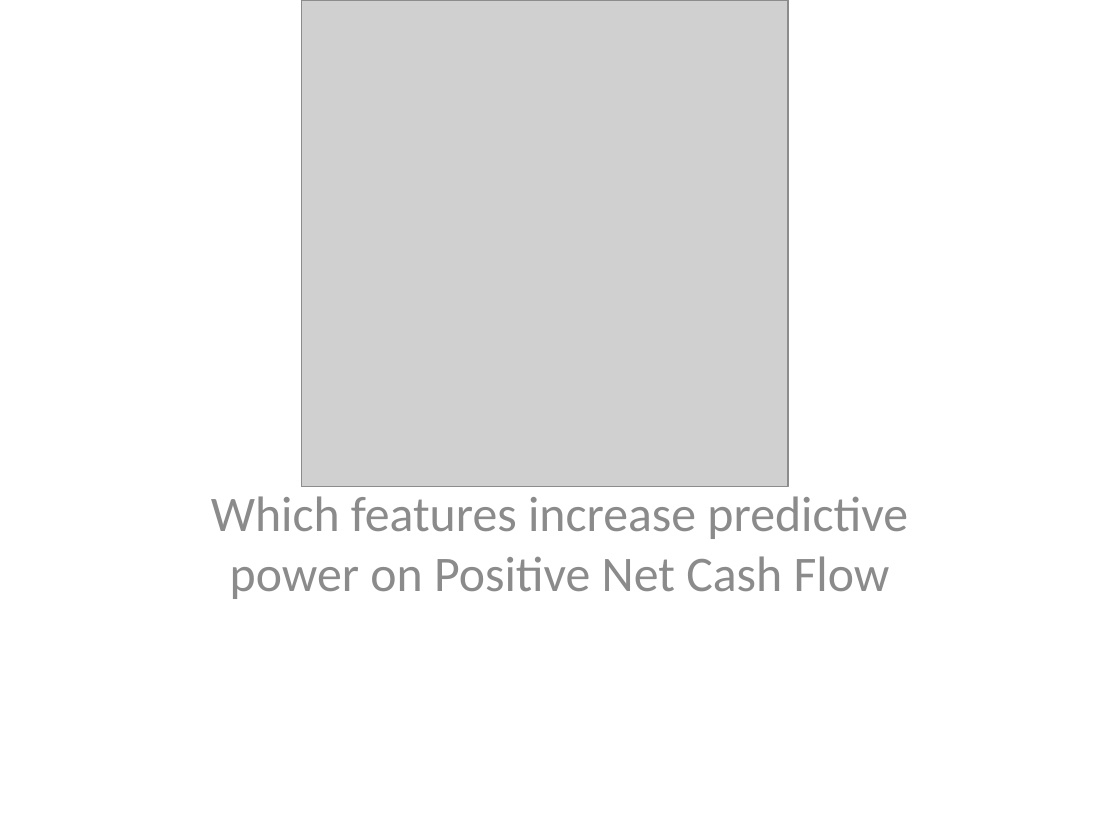
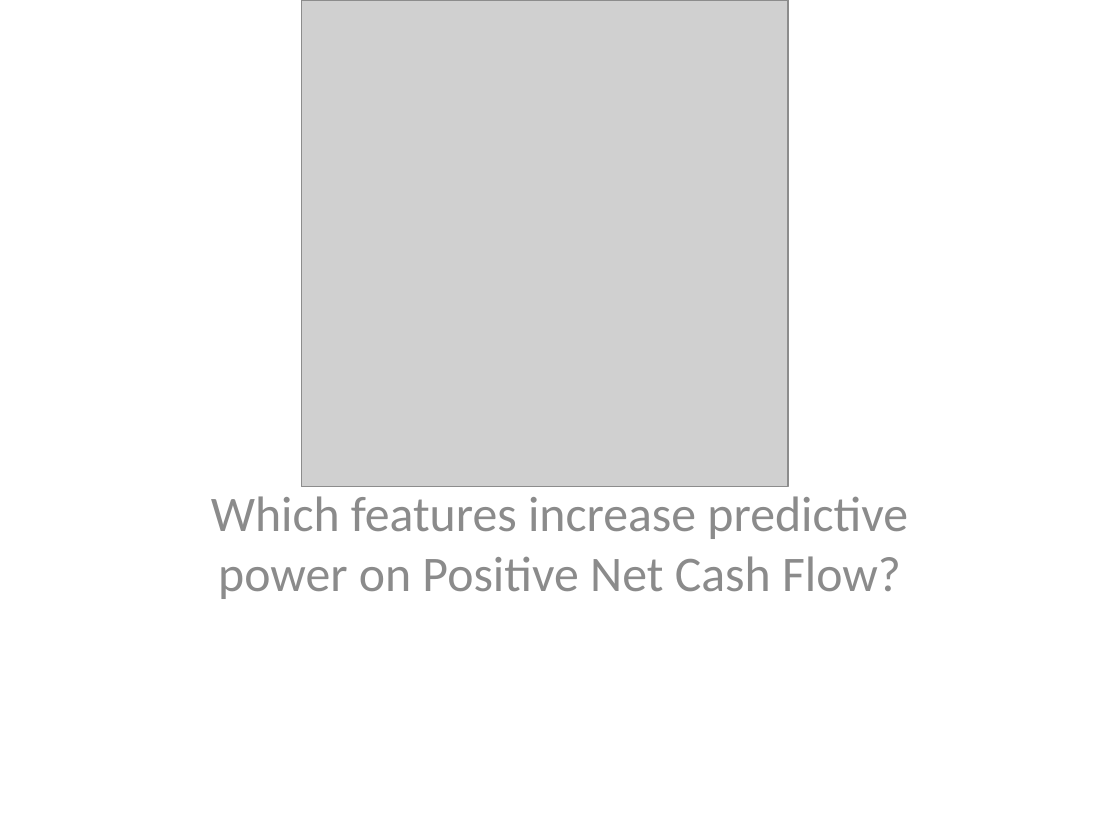
Before and after one commit to Sue-Mir/Module3_B_Project, a slide deck: slide 3 of Project3_B_NonTechnicalPresentation.pptx. Drawn at 1120x840 pixels with LibreOffice and Linux fonts; fonts in the diff are those of the drawing; grey boxes stand for pictures. Boxes give left, top, right and bottom in pixels: in the first picture for what was removed or moved away, otherwise in the second. Text is boxed around its words. In the diff, an @@ line names an element or a change of style, - is before the commit and + after.

```diff
--- a/Project3_B_NonTechnicalPresentation.pptx
+++ b/Project3_B_NonTechnicalPresentation.pptx
@@ subtitle at (211, 496, 908, 599): text changed @@
-Which features increase predictive power on Positive Net Cash Flow
+Which features increase predictive power on Positive Net Cash Flow?
```
Also in this commit, not shown: 2 other slides changed, 1 slide added, 27 other files.
